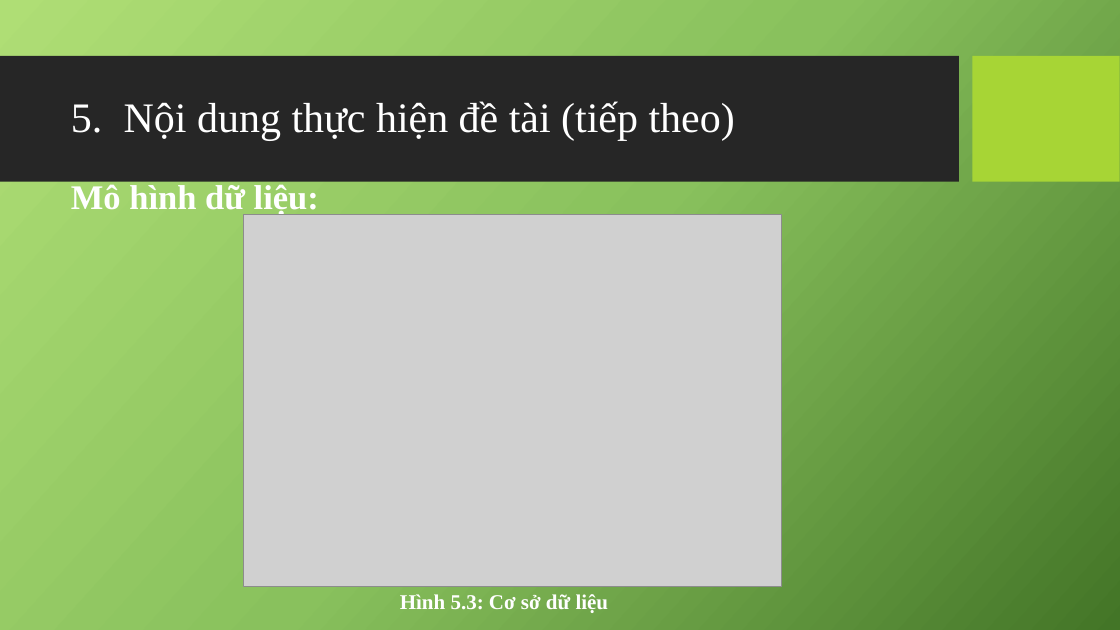
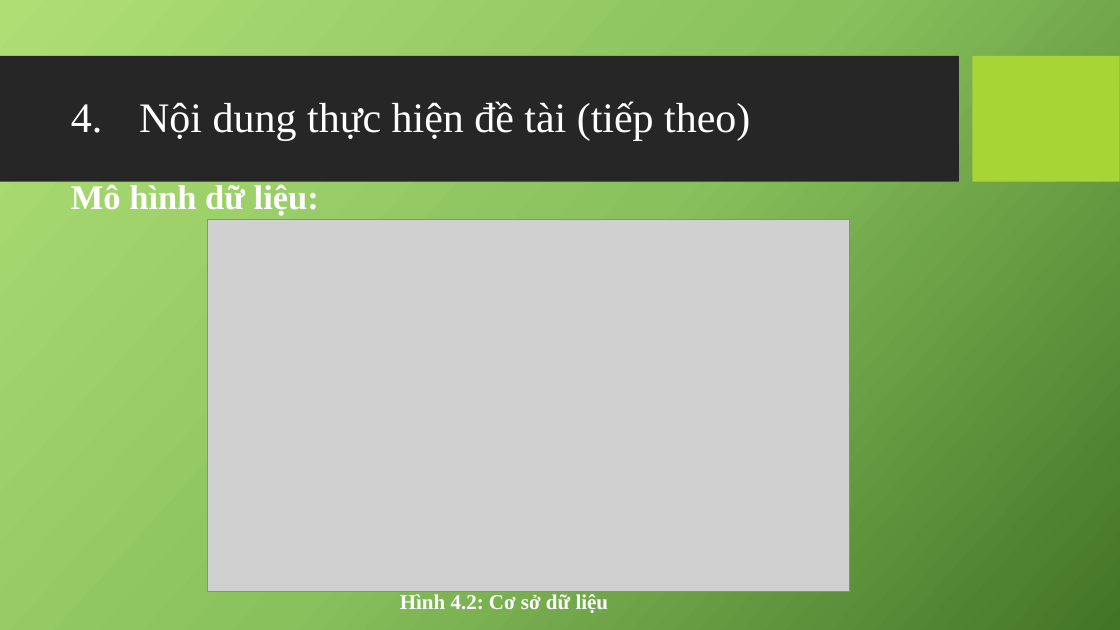
Before and after one commit to mrbadao/ordersys, a slide deck: slide 11 of 04_Documents/10520490_Khoa_Luan_Tot_Nghiep.pptx (slide 21 before the commit). Drawn at 1120x630 pixels with LibreOffice and Linux fonts; fonts in the diff are those of the drawing; grey boxes stand for pictures; background and template pictures are left out. Boxes give left, top, right and bottom in pixels: in the first picture for what was removed or moved away, otherwise in the second. Text is boxed around its words. In the diff, an @@ line names an element or a change of style, - is before the commit and + after.

```diff
--- a/04_Documents/10520490_Khoa_Luan_Tot_Nghiep.pptx
+++ b/04_Documents/10520490_Khoa_Luan_Tot_Nghiep.pptx
@@ title "Nội dung thực hiện đề ..." at [139,101,750,140]: indent changed @@
@@ picture: place and size @@
-picture at [244,215,781,587]
+picture at [208,219,850,592]
@@ text at [400,594,609,613]: text changed @@
-Hình 5.3: Cơ sở dữ liệu
+Hình 4.2: Cơ sở dữ liệu
```
Also in this commit, not shown: 18 other slides changed, 2 slides added, 19 slides removed.
